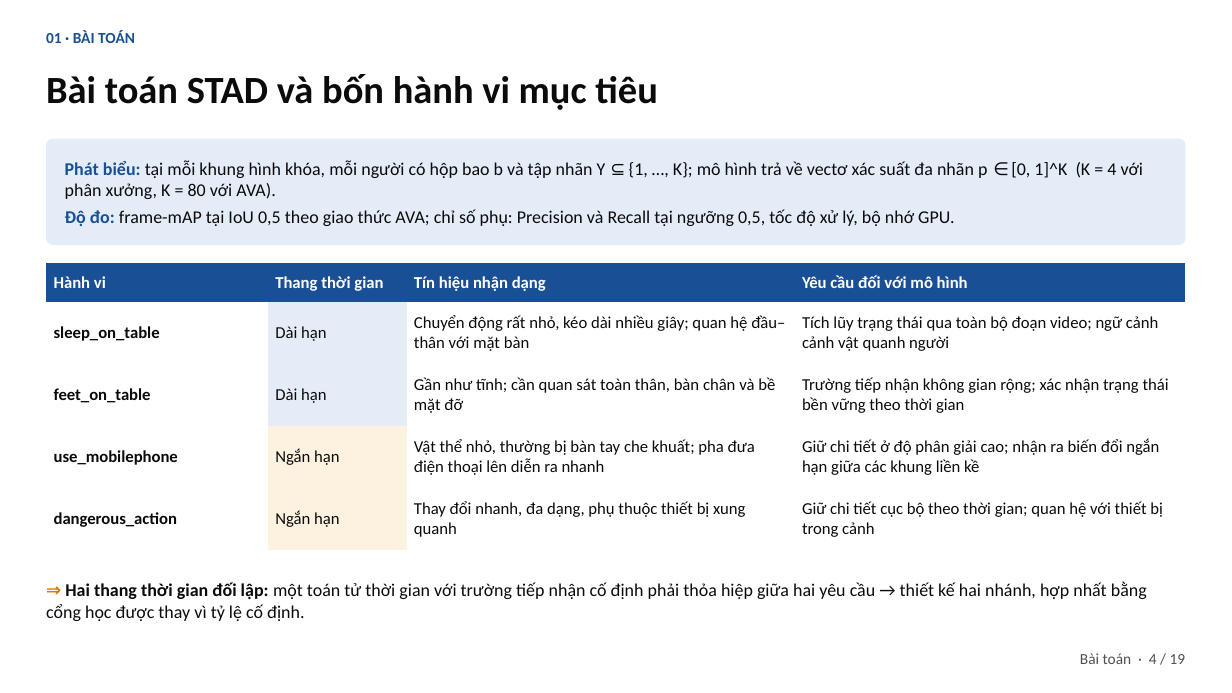
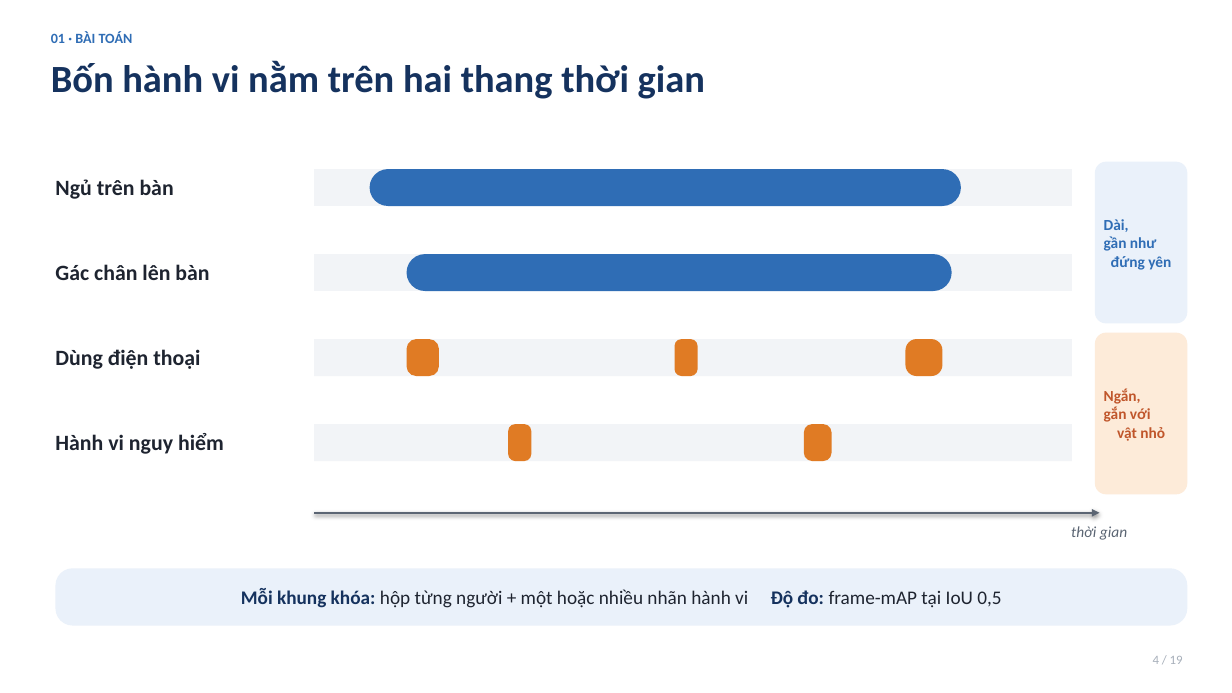
Before and after one commit to tultstc/LuanVan, a slide deck: slide 4 of Slide_LuanVan_LaiThanhTu.pptx. Drawn at 1232x693 pixels with LibreOffice and Linux fonts; fonts in the diff are those of the drawing. Boxes give left, top, right and bottom in pixels: in the first picture for what was removed or moved away, otherwise in the second. Text is boxed around its words. In the diff, an @@ line names an element or a change of style, - is before the commit and + after.

Commit message:
docs(ho-so): đồng bộ tài liệu bảo vệ và loại bản cũ
Lưu slide bảo vệ, bản PDF luận văn và phiếu nhận xét đã xác nhận; bỏ hai tài liệu cũ để thống nhất hồ sơ hiện hành.

```diff
--- a/Slide_LuanVan_LaiThanhTu.pptx
+++ b/Slide_LuanVan_LaiThanhTu.pptx
@@ text "01 · BÀI TOÁN" at (51, 31, 133, 43): size 12 to 11 pt, text colour #184F95 to #2F6DB5 @@
@@ text "Bốn hành vi nằm trên ..." at (51, 60, 705, 99): vertical alignment middle to top @@
@@ text at (51, 60, 705, 99): text changed; text colour #0B0B0B to #15325E @@
-Bài toán STAD và bốn hành vi mục tiêu
+Bốn hành vi nằm trên hai thang thời gian
@@ text added at (55, 179, 174, 199), 17 pt, text #1E2430, bold @@
+Ngủ trên bàn
@@ text removed at (65, 160, 1143, 226) @@
-Phát biểu: tại mỗi khung hình khóa, mỗi người có hộp bao b và tập nhãn Y ⊆ {1, …, K}; mô hình trả về vectơ xác suất đa nhãn p ∈ [0, 1]^K (K = 4 với phân xưởng, K = 80 với AVA).
-Độ đo: frame-mAP tại IoU 0,5 theo giao thức AVA; chỉ số phụ: Precision và Recall tại ngưỡng 0,5, tốc độ xử lý, bộ nhớ GPU.
@@ rectangle added at (314, 169, 1072, 206), fill #F2F4F7 @@
@@ rounded rectangle: place and size @@
-rounded rectangle at (46, 139, 1186, 245)
+rounded rectangle at (370, 169, 961, 206)
@@ rounded rectangle at (370, 169, 961, 206): fill #E4ECF8 to #2F6DB5; proportions changed @@
@@ rounded rectangle added at (1095, 162, 1188, 323), fill #EAF1FA, 12 pt, text #2F6DB5, bold @@
+Dài,
+gần như
+đứng yên
@@ table removed at (46, 263, 1186, 550), 5 rows, 4 columns @@
-Hành vi | Thang thời gian | Tín hiệu nhận dạng | Yêu cầu đối với mô hình
-sleep_on_table | Dài hạn | Chuyển động rất nhỏ, kéo dài nhiều giây; quan hệ đầu–thân với mặt bàn | Tích lũy trạng thái qua toàn bộ đoạn video; ngữ cảnh cảnh vật quanh người
-feet_on_table | Dài hạn | Gần như tĩnh; cần quan sát toàn thân, bàn chân và bề mặt đỡ | Trường tiếp nhận không gian rộng; xác nhận trạng thái bền vững theo thời gian
-use_mobilephone | Ngắn hạn | Vật thể nhỏ, thường bị bàn tay che khuất; pha đưa điện thoại lên diễn ra nhanh | Giữ chi tiết ở độ phân giải cao; nhận ra biến đổi ngắn hạn giữa các khung liền kề
-dangerous_action | Ngắn hạn | Thay đổi nhanh, đa dạng, phụ thuộc thiết bị xung quanh | Giữ chi tiết cục bộ theo thời gian; quan hệ với thiết bị trong cảnh
@@ text added at (55, 264, 209, 280), 17 pt, text #1E2430, bold @@
+Gác chân lên bàn
@@ rectangle added at (314, 254, 1072, 291), fill #F2F4F7 @@
@@ rounded rectangle added at (407, 254, 952, 291), fill #2F6DB5 @@
@@ text added at (55, 349, 200, 369), 17 pt, text #1E2430, bold @@
+Dùng điện thoại
@@ rectangle added at (314, 339, 1072, 376), fill #F2F4F7 @@
@@ rounded rectangle added at (407, 339, 439, 376), fill #E07B24 @@
@@ rounded rectangle added at (675, 339, 698, 376), fill #E07B24 @@
@@ rounded rectangle added at (906, 339, 943, 376), fill #E07B24 @@
@@ rounded rectangle added at (1095, 333, 1188, 494), fill #FDEBD9, 12 pt, text #C0562B, bold @@
+Ngắn,
+gắn với
+vật nhỏ
@@ text added at (55, 433, 224, 454), 17 pt, text #1E2430, bold @@
+Hành vi nguy hiểm
@@ rectangle added at (314, 424, 1072, 461), fill #F2F4F7 @@
@@ rounded rectangle added at (508, 424, 531, 461), fill #E07B24 @@
@@ rounded rectangle added at (804, 424, 832, 461), fill #E07B24 @@
@@ arrow added from (314, 513) to (1100, 513), #5B6573 2 pt @@
@@ text added at (1071, 526, 1127, 540), 12 pt, text #5B6573, italic @@
+thời gian
@@ rounded rectangle added at (55, 568, 1188, 626), fill #EAF1FA, 15 pt, text #1E2430 @@
+Mỗi khung khóa: hộp từng người + một hoặc nhiều nhãn hành vi Độ đo: frame-mAP tại IoU 0,5
@@ text removed at (46, 582, 1147, 621) @@
-⇒ Hai thang thời gian đối lập: một toán tử thời gian với trường tiếp nhận cố định phải thỏa hiệp giữa hai yêu cầu → thiết kế hai nhánh, hợp nhất bằng cổng học được thay vì tỷ lệ cố định.
@@ text "4 / 19" at (1153, 656, 1183, 664): vertical alignment middle to top @@
@@ text at (1153, 656, 1183, 664): text changed; size 12 to 10 pt; text colour #52514E to #A7AFBA @@
-Bài toán · 4 / 19
+4 / 19
```
Also in this commit, not shown: 18 other slides changed, 4 other files.
